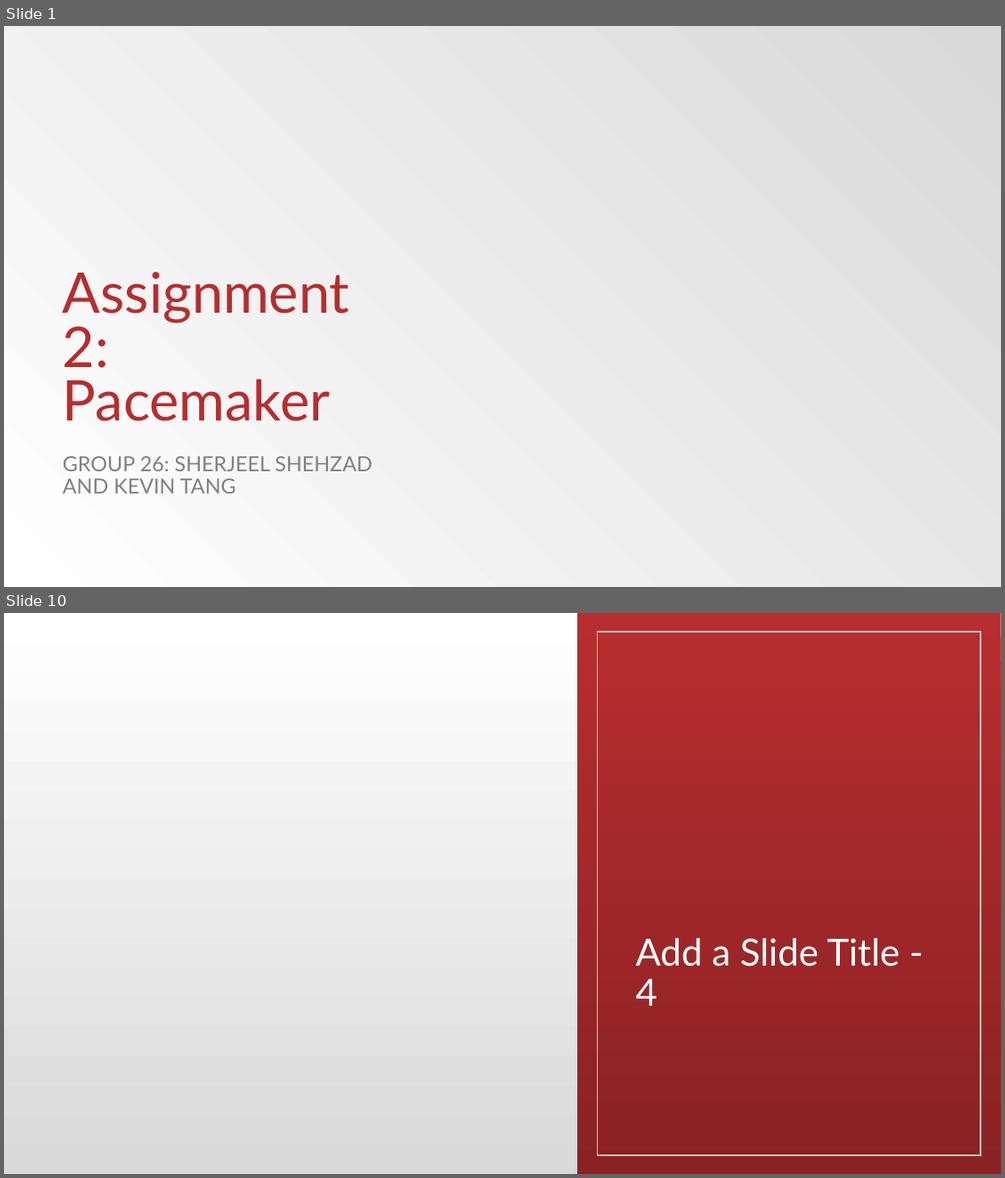
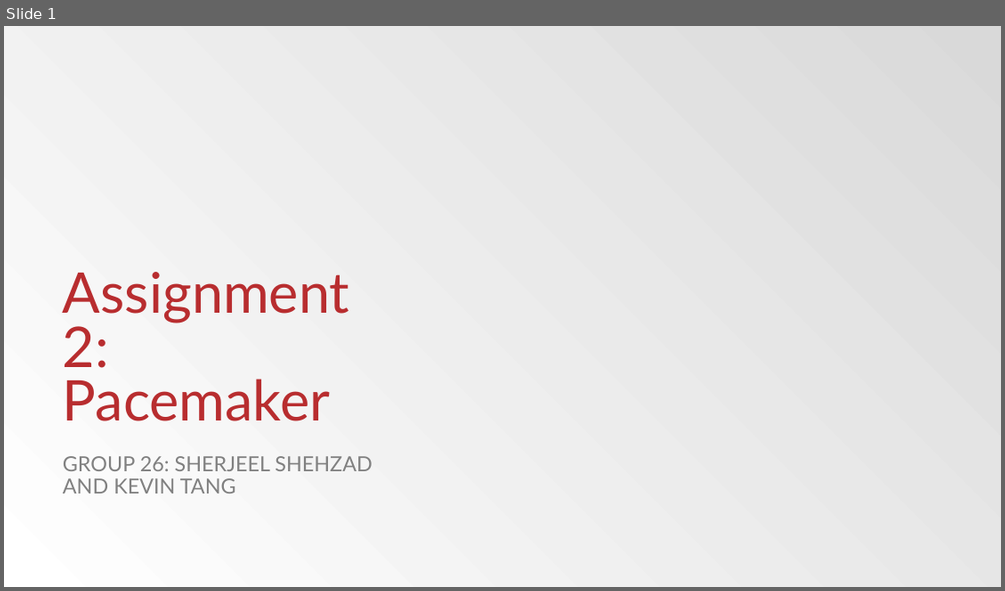
Before and after one commit to sherjeelshehzad/pacemaker, a slide deck: Assignment 2.pptx. Shown one above the other, each under a label of ours: slides 1 and 10 before the commit, slide 1 after it; the slides between them are not shown. The pictures are 1005x1178 and 1005x591 pixels, drawn with LibreOffice and Linux fonts; fonts in the diff are those of the drawing; background and template pictures are left out. Boxes give left, top, right and bottom in pixels: in the first picture for what was removed or moved away, otherwise in the second. Text is boxed around its words. In the diff, an @@ line names an element or a change of style, - is before the commit and + after.

```diff
--- a/Assignment 2.pptx
+++ b/Assignment 2.pptx
@@ slide 10 removed at <box>4,613,1001,1174</box>, background gradient #D9D9D9 to #FFFFFF @@
@@ rectangle removed at <box>577,613,1000,1174</box> @@
@@ rectangle removed at <box>597,632,979,1155</box> @@
@@ title removed at <box>636,938,900,1005</box> @@
-Add a Slide Title - 4
```
Also in this commit, not shown: 1 slide changed, 7 slides added, 8 other slides removed.
